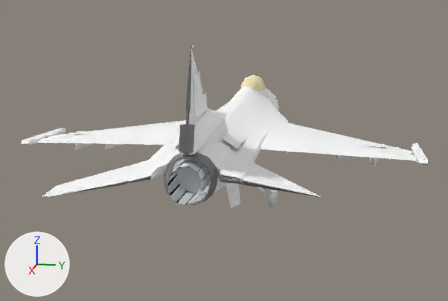
A saved change to the Blender file Models/f16.blend.
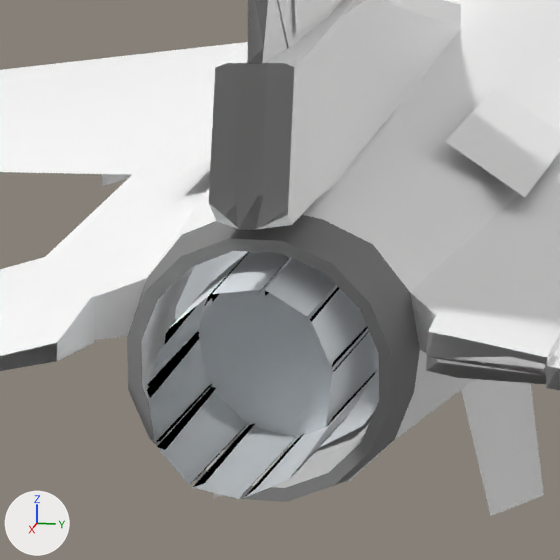
Each version appears first from a 50 mm camera at (16.1, 3.02, 3.54) aimed at (3.54, 0.51, 0.39), and next in a close-up on the part from 31% to 54% of the width and 37% to 72% of the height. The lights are fixed; the arrows at lower left show +X, +Y and +Z. Everything nearer to the camera than a plane just in front of the edit is cut away.

Before the edit, the objects in view are built like this:
```python
me_mesh_022 = bpy.data.meshes.new('Mesh.022')
me_mesh_022.from_pydata([(1.29, -0.01, 4.59), (1.28, 0.01, 4.61), (1.03, -0.03, 4.61), (-0.82, 0.1, 1.42), (-0.81, 0.06, 1.42), (-1.4, 0.06, 1.4)], [], [(1, 0, 4), (3, 5, 1), (4, 3, 1), (1, 5, 2)])
me_mesh_022.polygons.foreach_set('use_smooth', [True] * 4)
me_mesh_022.materials.append(mat_fuselage2mat_002)  # its picture is missing
me_mesh_029 = bpy.data.meshes.new('Mesh.029')
me_mesh_029.from_pydata(...)  # 16 vertices, 15 faces; spans x 4.208, y -0.429..0.449, z -0.446..0.432
me_mesh_029.polygons.foreach_set('use_smooth', [True] * 15)
me_mesh_029.materials.append(mat_emissivemat_001)  # its picture is missing
me_mesh_075 = bpy.data.meshes.new('Mesh.075')
me_mesh_075.from_pydata(...)  # 32 vertices, 32 faces; spans x 2.99..4.61, y -0.45..0.45, z -0.45..0.45
me_mesh_075.polygons.foreach_set('use_smooth', [True] * 32)
me_mesh_075.materials.append(mat_enginemat)  # its picture is missing
ob_internalflame = bpy.data.objects.new('InternalFlame', me_mesh_029)
ob_internalflame.parent = ob_afetrburner
ob_internalflame.location = (0.0, 0.0, 0.0)
ob_internalflame.show_transparent = True
ob_leftupperlef = bpy.data.objects.new('LeftUpperLef', me_mesh_022)
ob_leftupperlef.parent = ob_fuselage
ob_leftupperlef.location = (-0.324, -0.0694, 0.00047)
ob_leftupperlef.show_transparent = True
ob_poly_001 = bpy.data.objects.new('Poly.001', me_mesh_075)
ob_poly_001.parent = ob_fuselage
ob_poly_001.location = (-0.324, -0.0694, 0.00047)
ob_poly_001.show_transparent = True
# also in view: 'LeftUpperSpeedbrake' at (4.9, -0.86, 0.15); 'ExternalFlame' at (6.08, 0.01, 0.0); 'RadarDomeTop' at (-1.84, 0.01, 0.12); 'RightLowerSpeedbrake' at (4.9, 0.87, 0.08); 'VentralFins' at (2.51, 0.01, -0.85)
```
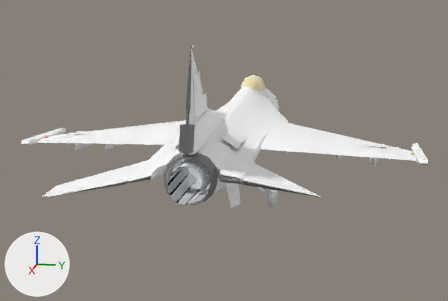
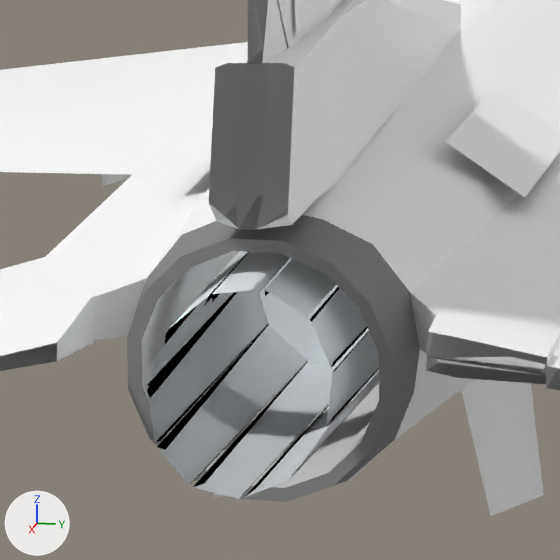
Changed parts and their boxes [x1, y1, x2, y2] in the close-ups (560 x 560 px):
'InternalFlame', moved: before [175, 251, 379, 448]; after [259, 258, 369, 367]

What changed in the scene script:
```text
Change ob_internalflame:
    ob_internalflame.location: (0.0, 0.0, 0.0) -> (-0.946, 0.0, 0.0)
```
